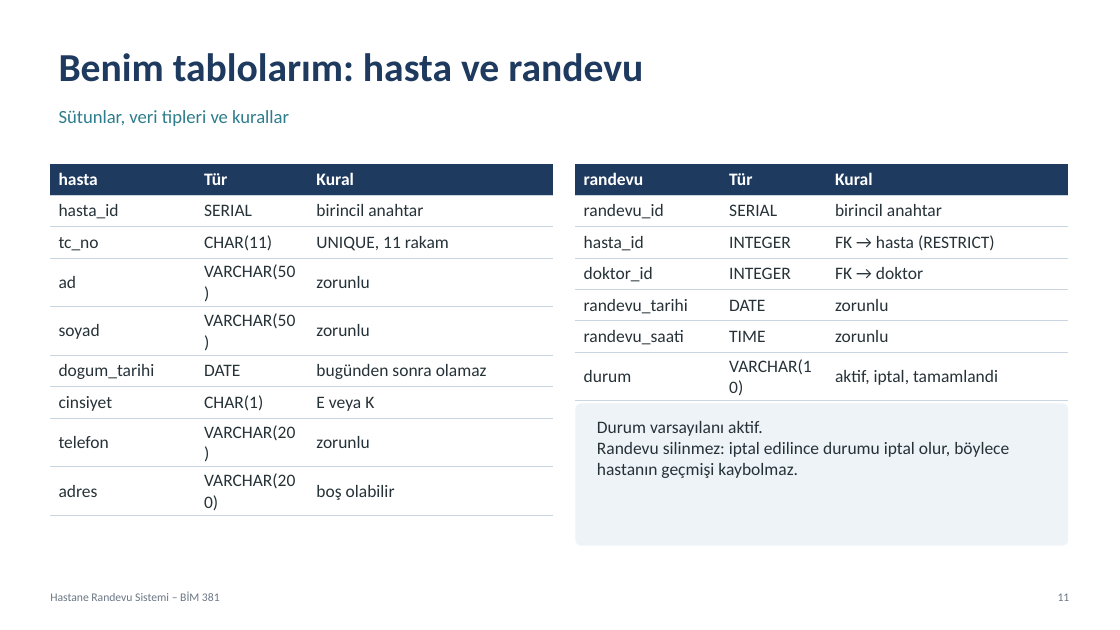
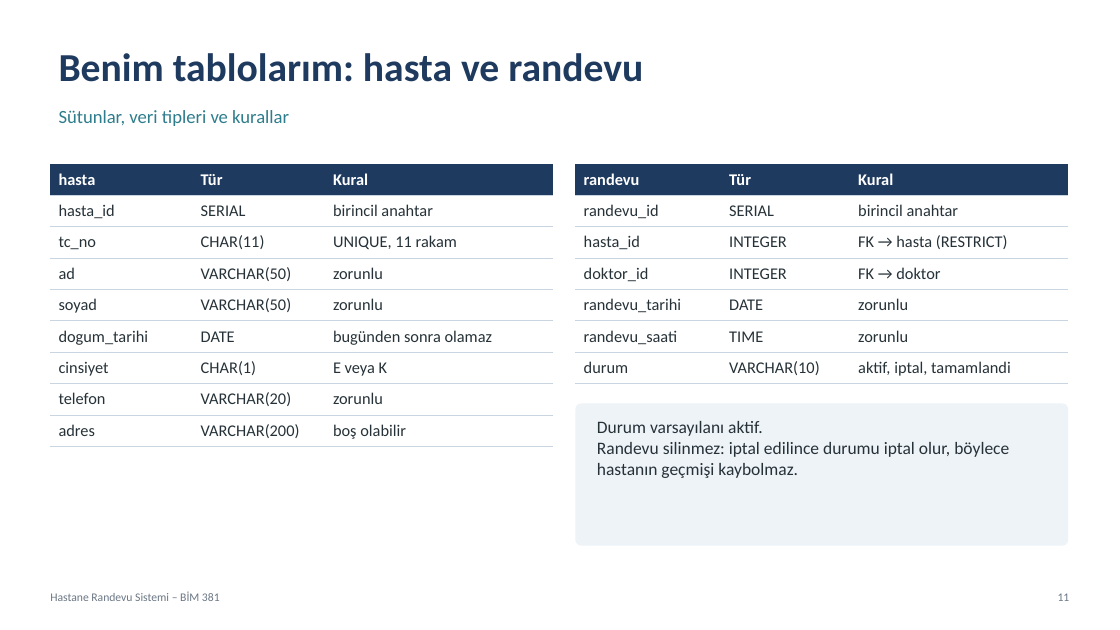
Before and after one commit to vliashenko6/hastane-randevu-sistemi, a slide deck: slide 11 of sunum/hastane_randevu_sunumu.pptx. Drawn at 1120x630 pixels with LibreOffice and Linux fonts; fonts in the diff are those of the drawing. Boxes give left, top, right and bottom in pixels: in the first picture for what was removed or moved away, otherwise in the second. Text is boxed around its words. In the diff, an @@ line names an element or a change of style, - is before the commit and + after.

Commit message:
Sunumda hasta ekranı görüntüsü ve tablo düzeltildi

```diff
--- a/sunum/hastane_randevu_sunumu.pptx
+++ b/sunum/hastane_randevu_sunumu.pptx
@@ table at box(50, 164, 553, 447) @@
@@ size 15 to 14 pt @@
@@ table at box(576, 164, 1069, 384) @@
@@ size 15 to 14 pt @@
```
